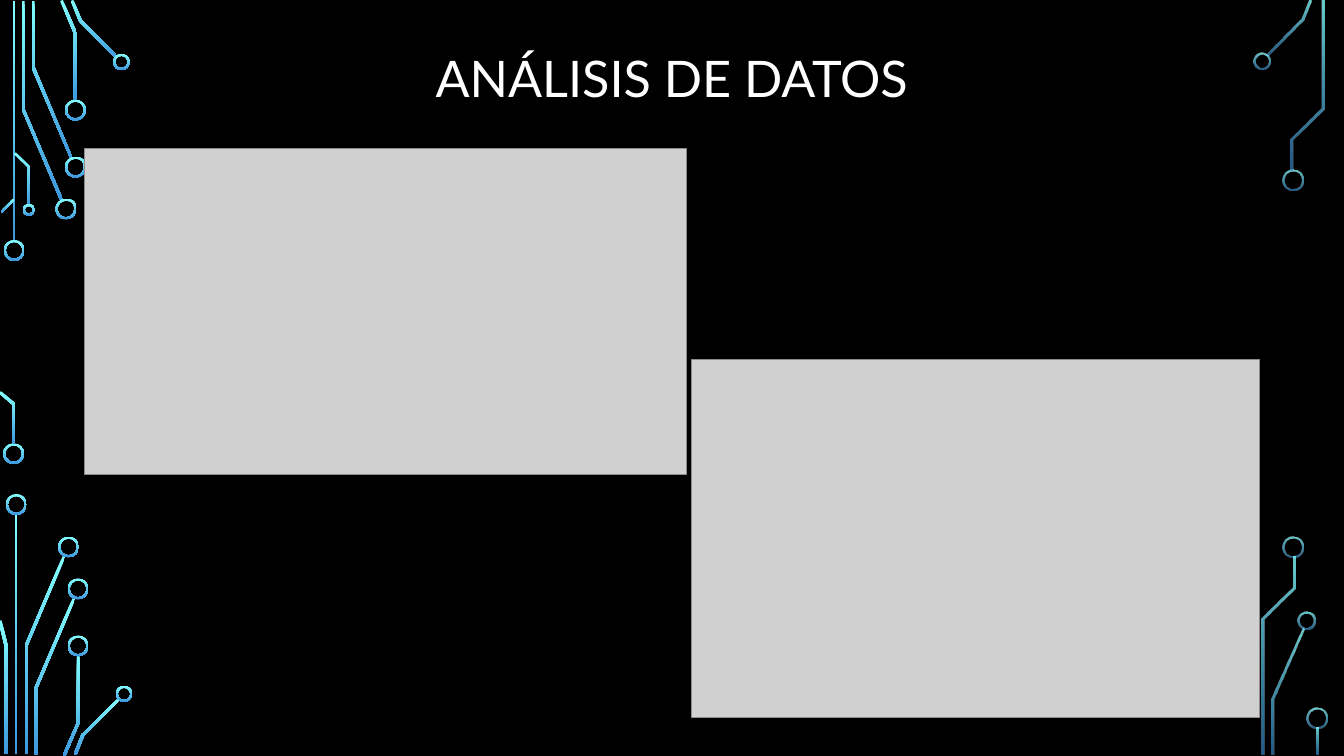
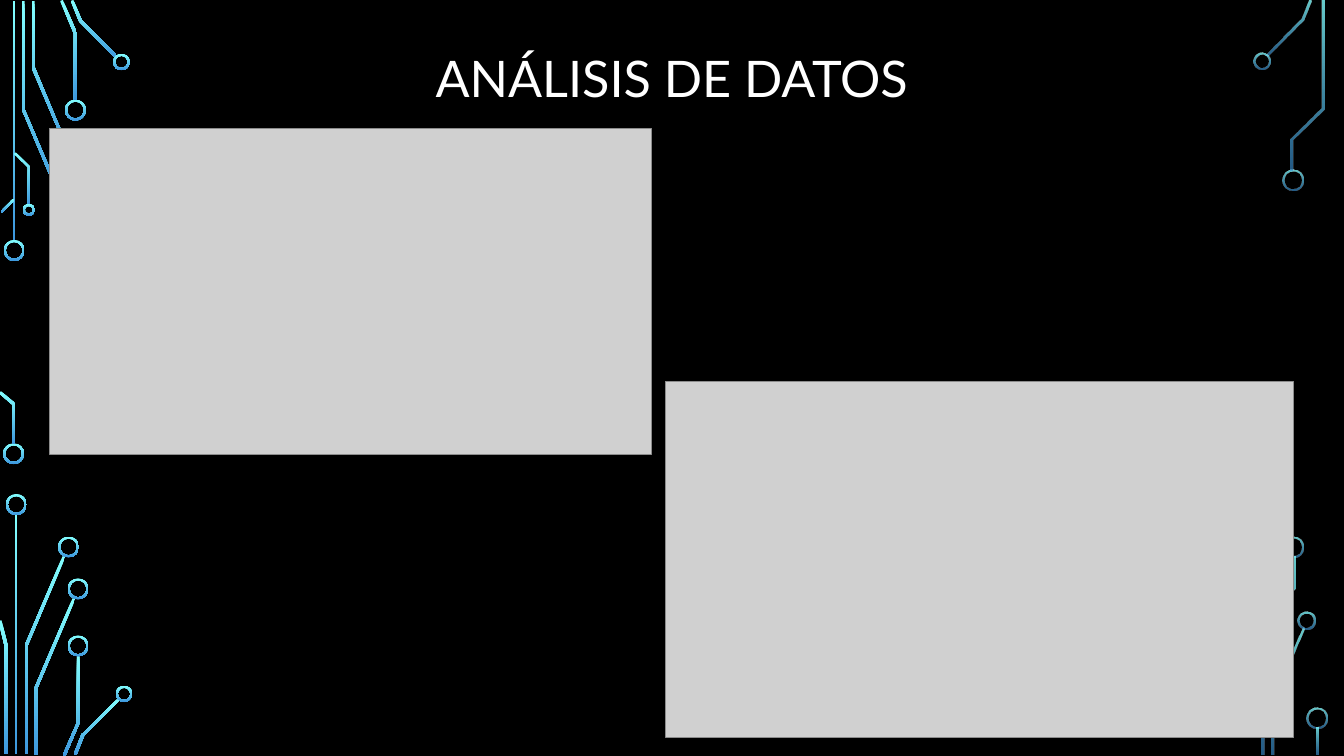
Before and after one commit to No-Country/c16-101-t-data-bi, a slide deck: slide 5 of Análisis del desgaste en el talento humano.pptx. Drawn at 1344x756 pixels with LibreOffice and Linux fonts; fonts in the diff are those of the drawing; grey boxes stand for pictures; background and template pictures are left out. Boxes give left, top, right and bottom in pixels: in the first picture for what was removed or moved away, otherwise in the second. Text is boxed around its words. In the diff, an @@ line names an element or a change of style, - is before the commit and + after.

```diff
--- a/Análisis del desgaste en el talento humano.pptx
+++ b/Análisis del desgaste en el talento humano.pptx
@@ picture: place and size @@
-picture at <box>85,148,687,474</box>
+picture at <box>50,128,652,454</box>
@@ freeform shape removed at <box>65,156,86,177</box> @@
@@ freeform shape removed at <box>55,199,77,220</box> @@
@@ picture: place and size @@
-picture at <box>692,360,1259,718</box>
+picture at <box>665,382,1294,738</box>
```
Also in this commit, not shown: 1 other slide changed, 2 other files.
